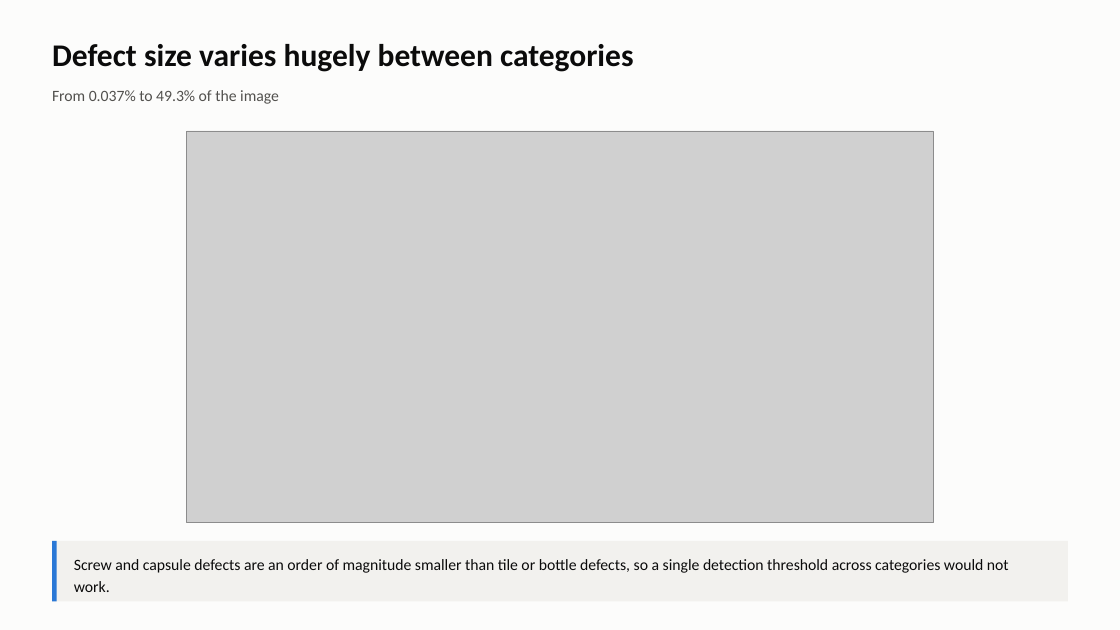
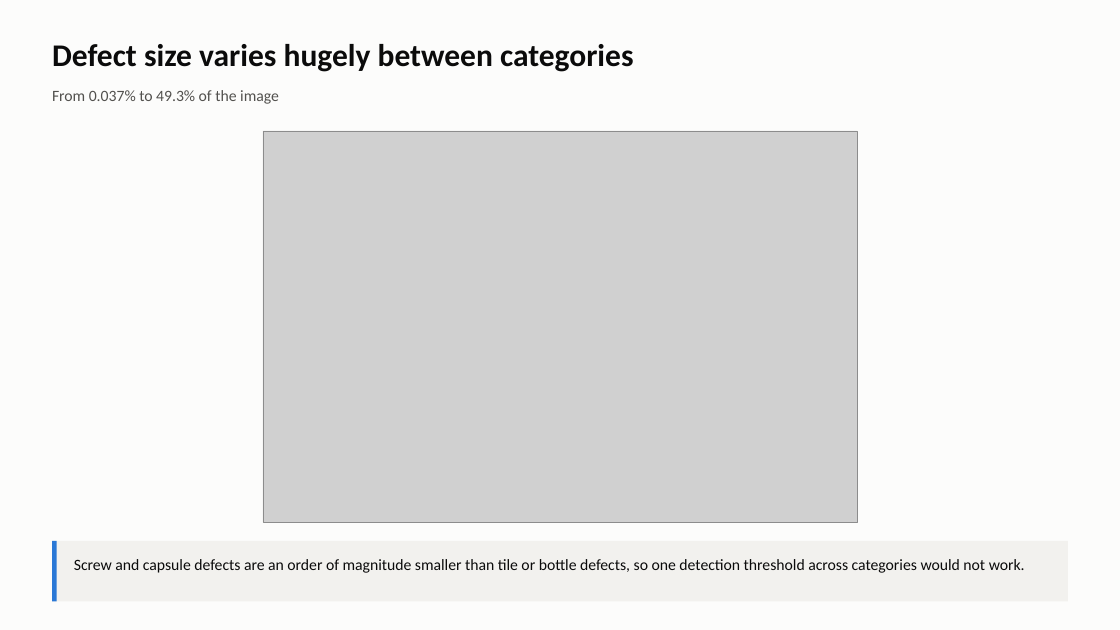
Before and after one commit to abdelrahman7124/mvtec-anomaly-detection, a slide deck: slide 10 of reports/presentation/week1_eda.pptx. Drawn at 1120x630 pixels with LibreOffice and Linux fonts; fonts in the diff are those of the drawing; grey boxes stand for pictures. Boxes give left, top, right and bottom in pixels: in the first picture for what was removed or moved away, otherwise in the second. Text is boxed around its words. In the diff, an @@ line names an element or a change of style, - is before the commit and + after.

Commit message:
Add autoencoder and PaDiM baselines; simplify EDA figures
- src/mvtec_eda/data.py: per-category loaders honouring the EDA findings
  (single resize, channel expansion, no centre crop)
- src/mvtec_eda/models.py: conv autoencoder and PaDiM on frozen ResNet-18
- src/mvtec_eda/evaluate.py: image- and pixel-level AUROC
- scripts/05_run_baselines.py, scripts/06_model_figures.py
- Rewrite every EDA figure as a single panel with larger type

```diff
--- a/reports/presentation/week1_eda.pptx
+++ b/reports/presentation/week1_eda.pptx
@@ picture resized from (x1=187, y1=131, x2=933, y2=523) to (x1=263, y1=131, x2=857, y2=523) @@
@@ text at (x1=74, y1=559, x2=1025, y2=573): text changed @@
-Screw and capsule defects are an order of magnitude smaller than tile or bottle defects, so a single detection threshold across categories would not work.
+Screw and capsule defects are an order of magnitude smaller than tile or bottle defects, so one detection threshold across categories would not work.
```
Also in this commit, not shown: 13 other slides changed, 1 slide removed, 25 other files.
